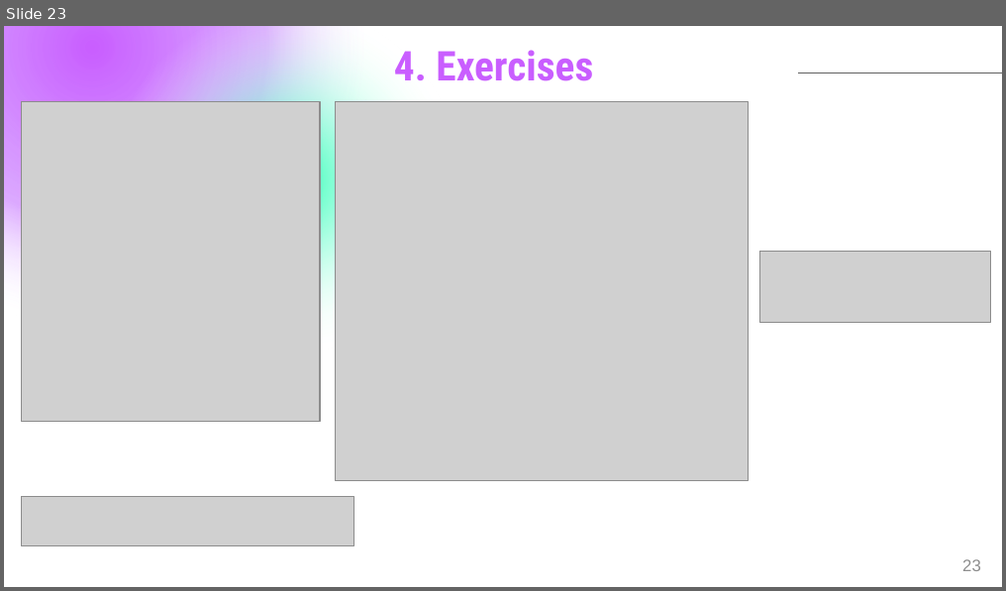
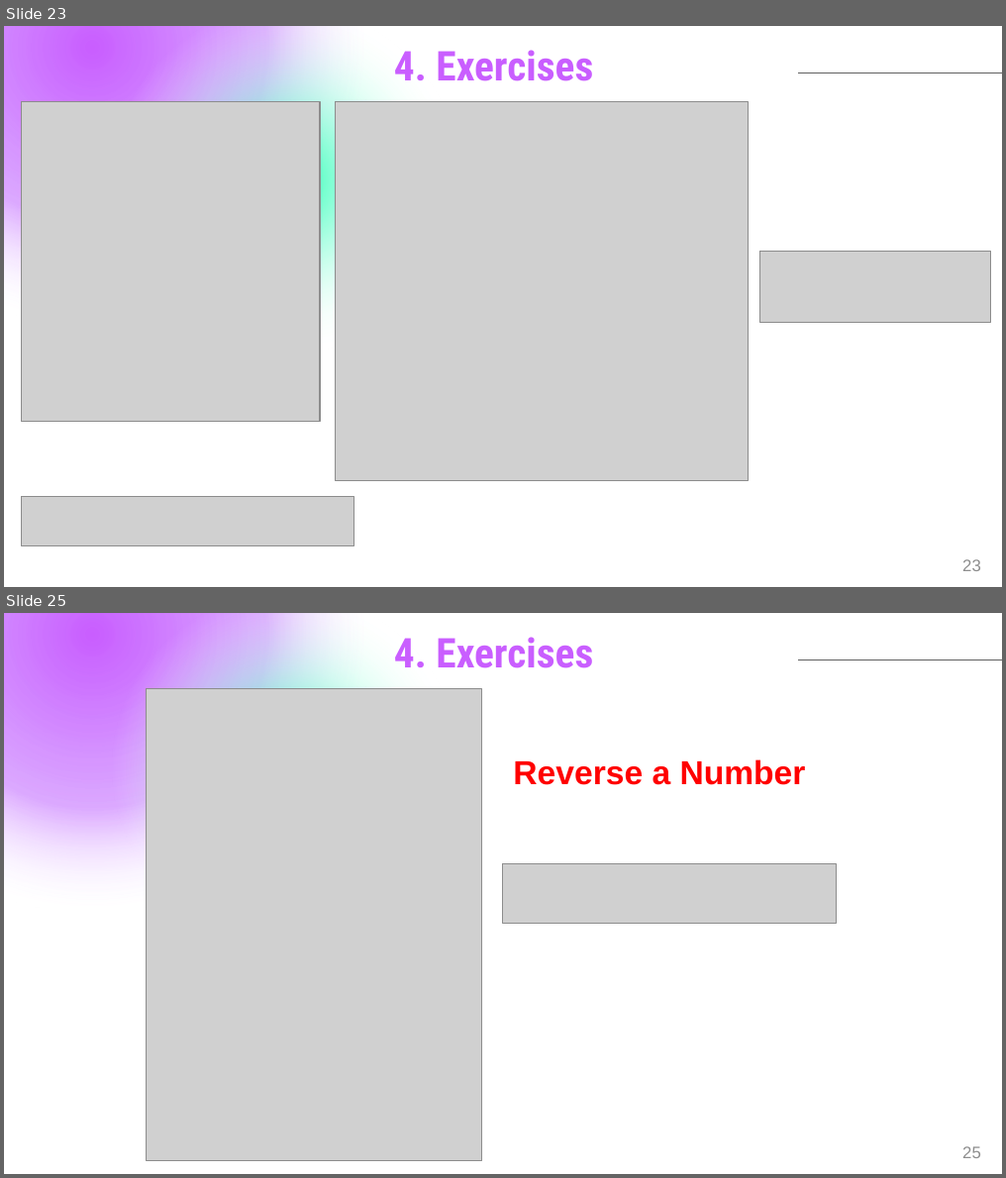
Before and after one commit to neko941/VGU-CA, a slide deck: CSE2021 - Programming 1/2022-09-25/2022-09-25.pptx. Shown one above the other, each under a label of ours: slide 23 before the commit, slides 23 and 25 after it; the slides between them are not shown. The pictures are 1006x591 and 1006x1178 pixels, drawn with LibreOffice and Linux fonts; fonts in the diff are those of the drawing; grey boxes stand for pictures. Boxes give left, top, right and bottom in pixels: in the first picture for what was removed or moved away, otherwise in the second. Text is boxed around its words. In the diff, an @@ line names an element or a change of style, - is before the commit and + after.

```diff
--- a/CSE2021 - Programming 1/2022-09-25/2022-09-25.pptx
+++ b/CSE2021 - Programming 1/2022-09-25/2022-09-25.pptx
@@ slide 25 added at bbox=[4, 613, 1002, 1174], background #FFFFFF; not listed: 2 template elements that a slide beside it also shows @@
@@ text added at bbox=[394, 637, 593, 668], 29.6 pt, text #C95EFF, bold @@
+4. Exercises
@@ line added from (798, 660) to (1002, 660), #5F5F5F 0.75 pt @@
@@ picture added at bbox=[146, 689, 482, 1160] @@
@@ text added at bbox=[513, 760, 806, 785], 24 pt, text #FF0000, bold @@
+Reverse a Number
@@ picture added at bbox=[503, 864, 837, 923] @@
@@ page number added at bbox=[962, 1147, 981, 1158], 12 pt, text #8D8D8D @@
+25
```
Also in this commit, not shown: 3 other slides added, 7 other files.
